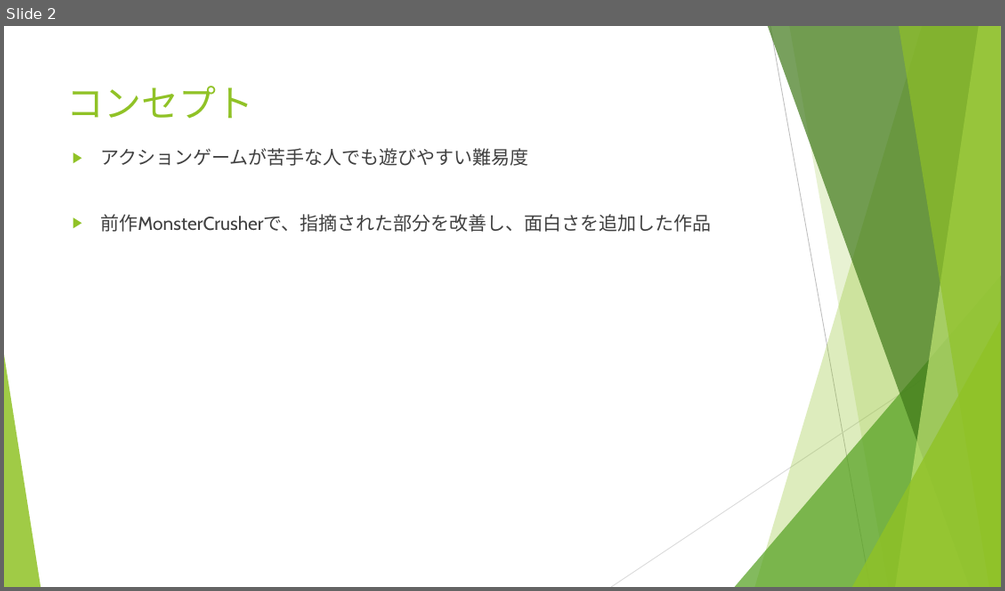
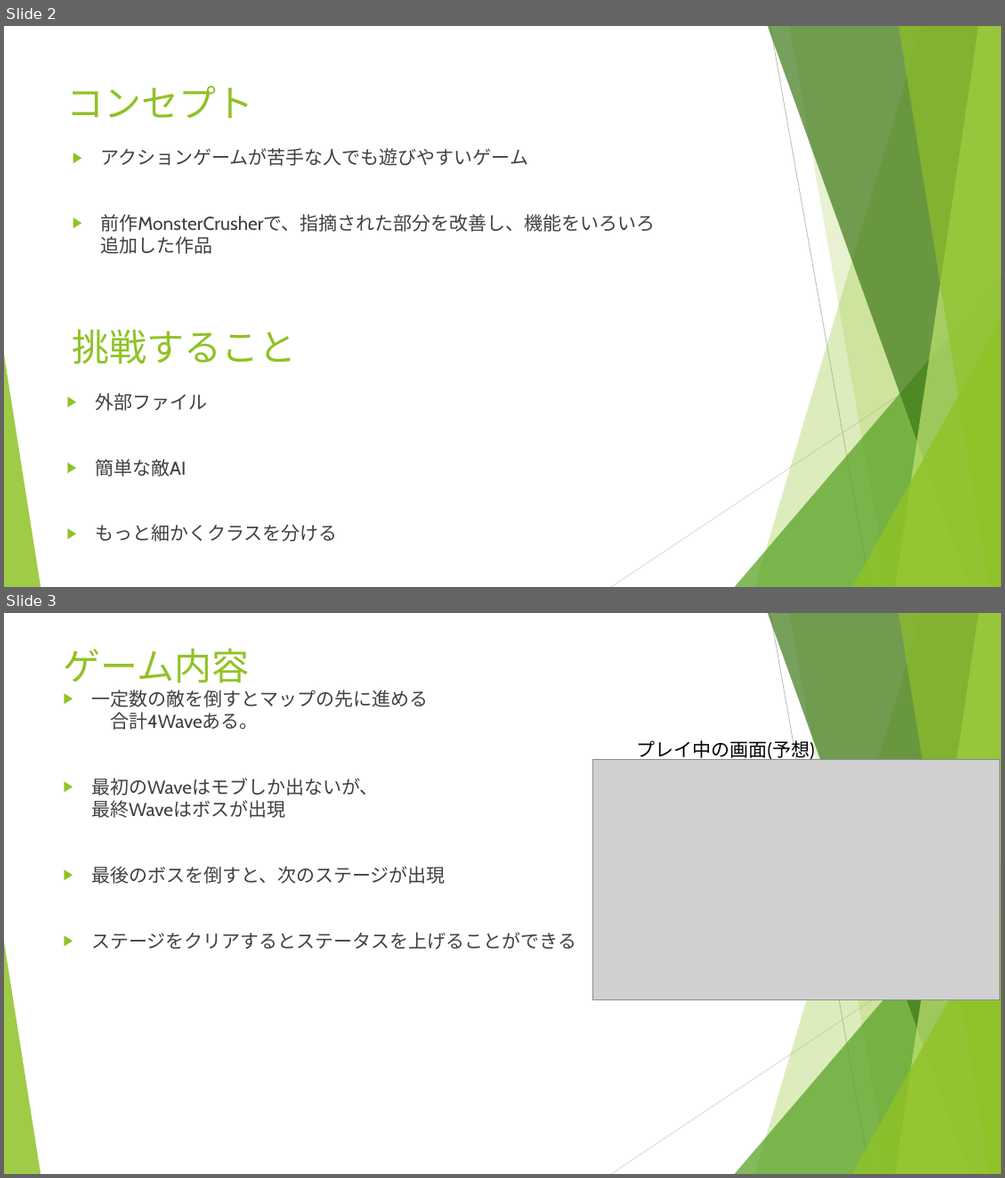
Before and after one commit to Remy-1216/MonsterCrusher, a slide deck: MonsterCrusher Mod.pptx. Shown one above the other, each under a label of ours: slide 2 before the commit, slides 2 and 3 after it. The pictures are 1005x591 and 1005x1178 pixels, drawn with LibreOffice and Linux fonts; fonts in the diff are those of the drawing; grey boxes stand for pictures. Boxes give left, top, right and bottom in pixels: in the first picture for what was removed or moved away, otherwise in the second. Text is boxed around its words. In the diff, an @@ line names an element or a change of style, - is before the commit and + after.

Commit message:
ちょっとだけ、ノックバックを追加&企画書、仕様書の更新

```diff
--- a/MonsterCrusher Mod.pptx
+++ b/MonsterCrusher Mod.pptx
@@ slide 3 added at bbox=[4, 613, 1001, 1174], background #FFFFFF; not listed: 10 template elements that a slide beside it also shows @@
@@ text added at bbox=[64, 648, 250, 683], 36 pt, text #90C226 @@
+ゲーム内容
@@ text added at bbox=[91, 690, 576, 949], 18 pt, text #404040 @@
+▶ 一定数の敵を倒すとマップの先に進める
+  合計4Waveある。
+▶ 最初のWaveはモブしか出ないが、
+  最終Waveはボスが出現
+▶ 最後のボスを倒すと、次のステージが出現
+▶ ステージをクリアするとステータスを上げることができる
@@ text added at bbox=[637, 738, 815, 761], 18 pt, text #000000 @@
+プレイ中の画面(予想)
@@ picture added at bbox=[593, 760, 999, 999] @@
@@ slide 2 changed as well @@
@@ text at bbox=[100, 148, 655, 254]: text changed @@
-▶ アクションゲームが苦手な人でも遊びやすい難易度
-▶ 前作MonsterCrusherで、指摘された部分を改善し、面白さを追加した作品
+▶ アクションゲームが苦手な人でも遊びやすいゲーム
+▶ 前作MonsterCrusherで、指摘された部分を改善し、機能をいろいろ
+  追加した作品
@@ text added at bbox=[73, 329, 297, 364], 36 pt, text #90C226 @@
+挑戦すること
@@ text added at bbox=[95, 393, 338, 541], 18 pt, text #404040 @@
+▶ 外部ファイル
+▶ 簡単な敵AI
+▶ もっと細かくクラスを分ける
```
Also in this commit, not shown: 3 other slides changed, 7 other files.
